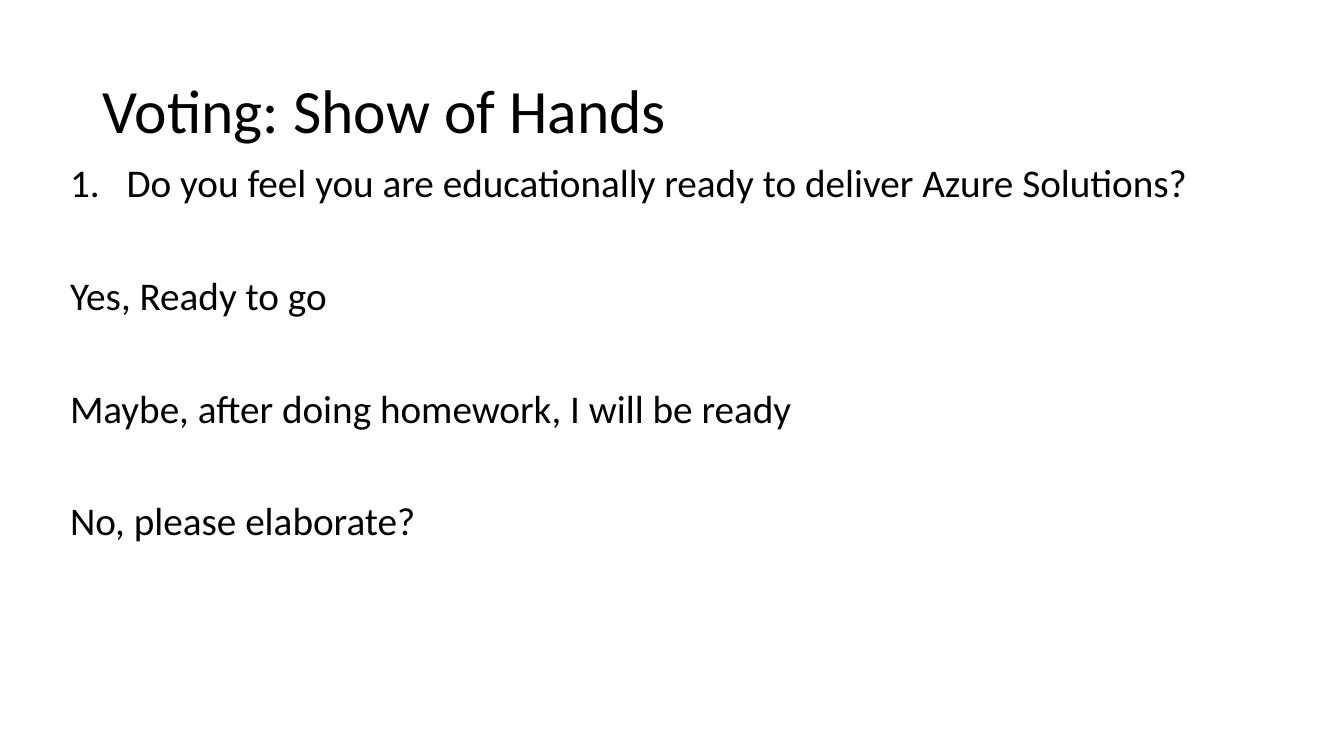
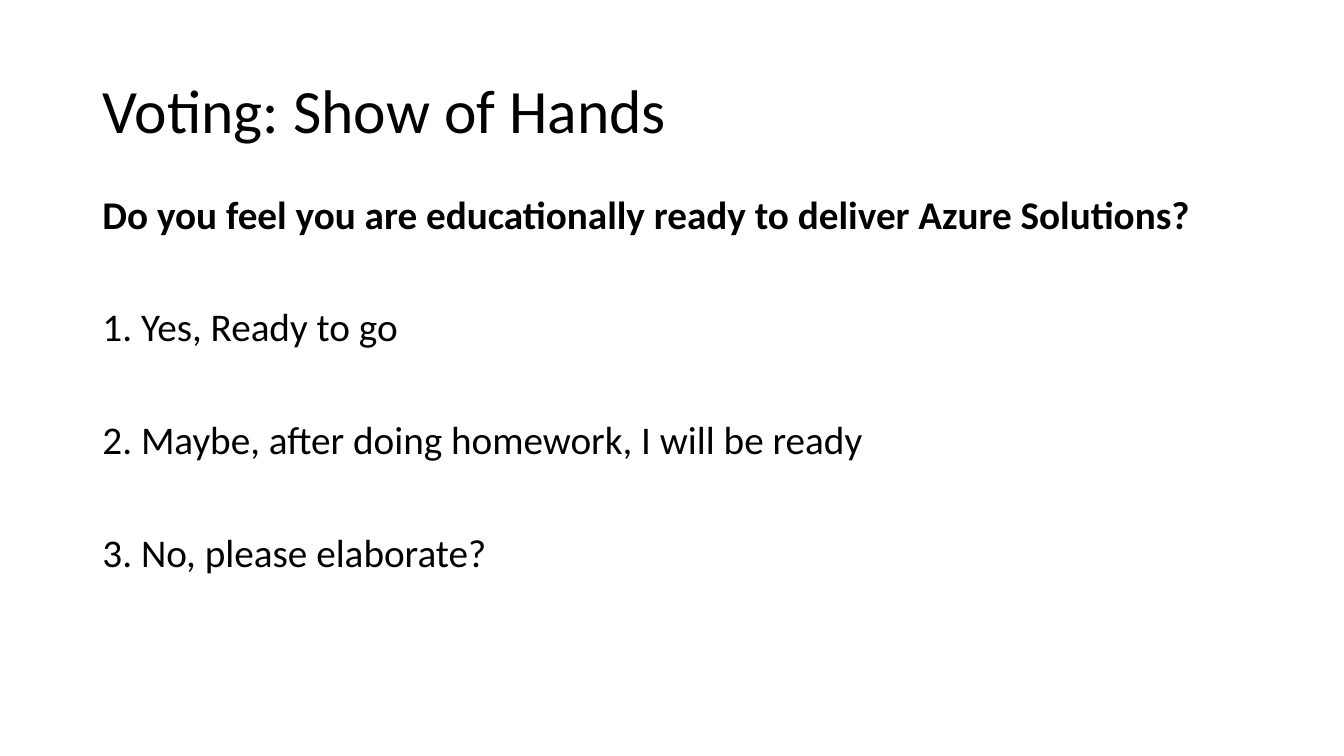
Before and after one commit to dstolts/70-534, a slide deck: slide 9 of Presentations/Opening-70-534-Certification-JumpStart-6-2017.pptx (slide 7 before the commit). Drawn at 1344x756 pixels with LibreOffice and Linux fonts; fonts in the diff are those of the drawing. Boxes give left, top, right and bottom in pixels: in the first picture for what was removed or moved away, otherwise in the second. Text is boxed around its words. In the diff, an @@ line names an element or a change of style, - is before the commit and + after.

```diff
--- a/Presentations/Opening-70-534-Certification-JumpStart-6-2017.pptx
+++ b/Presentations/Opening-70-534-Certification-JumpStart-6-2017.pptx
@@ text "Do you feel you are ...": place and size @@
-text "Do you feel you are ..." at bbox=[70, 169, 1187, 542]
+text "Do you feel you are ..." at bbox=[102, 201, 1190, 574]
@@ text at bbox=[102, 201, 1190, 235]: bold on in "Do you feel you are educationally ready ..."; bullet 1. to none @@
@@ text at bbox=[102, 313, 863, 574]: text changed @@
-Yes, Ready to go
-Maybe, after doing homework, I will be ready
-No, please elaborate?
+1. Yes, Ready to go
+2. Maybe, after doing homework, I will be ready
+3. No, please elaborate?
```
Also in this commit, not shown: 3 other slides changed, 2 slides added.
